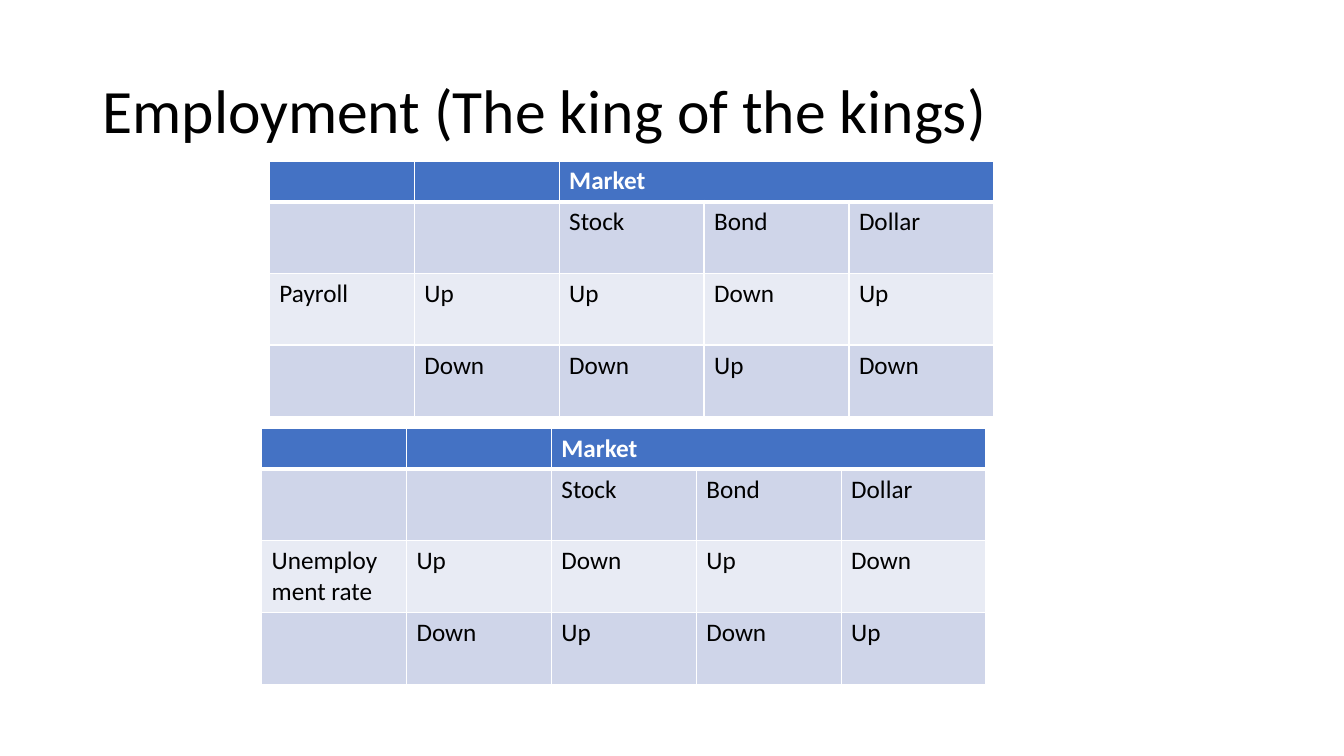
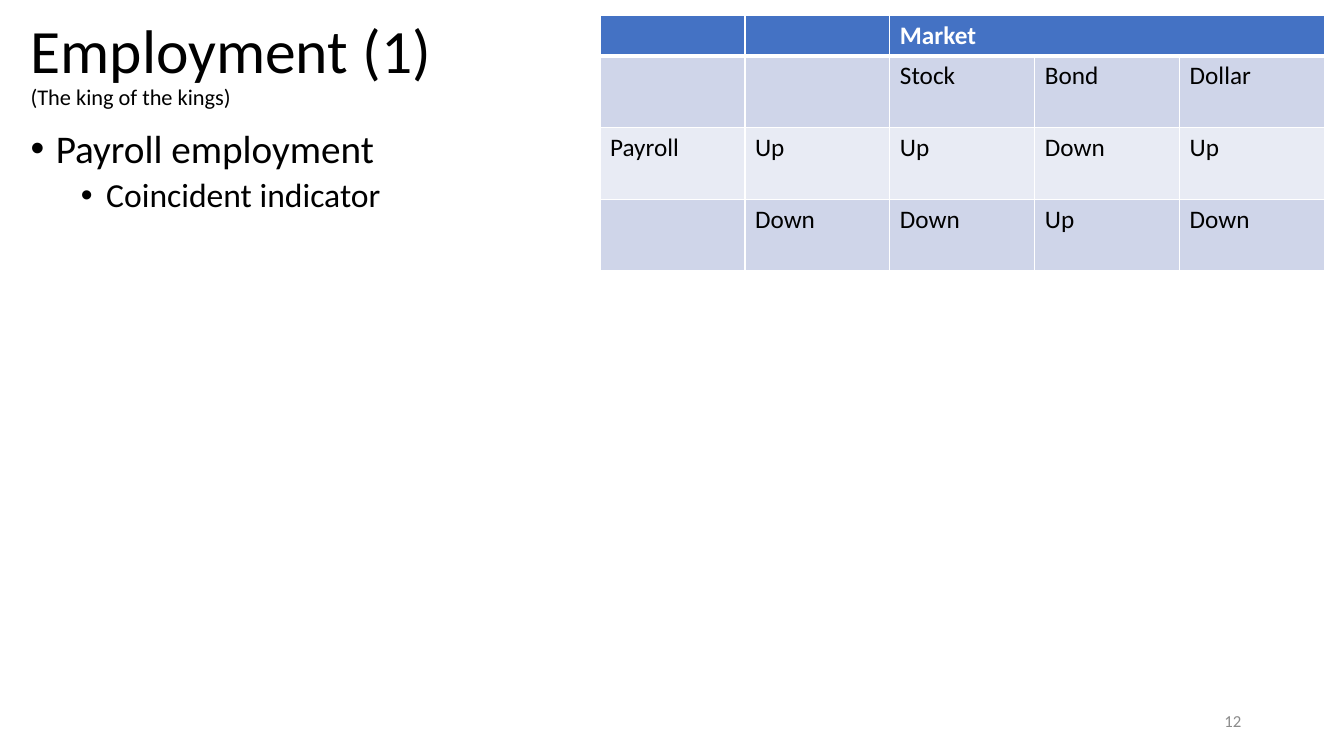
Before and after one commit to omroot/d2l_pytorch, a slide deck: slide 12 of mylearnings/mylecturenotes/TheMacroMinimum.pptx (slide 11 before the commit). Drawn at 1344x756 pixels with LibreOffice and Linux fonts; fonts in the diff are those of the drawing. Boxes give left, top, right and bottom in pixels: in the first picture for what was removed or moved away, otherwise in the second. Text is boxed around its words. In the diff, an @@ line names an element or a change of style, - is before the commit and + after.

```diff
--- a/mylearnings/mylecturenotes/TheMacroMinimum.pptx
+++ b/mylearnings/mylecturenotes/TheMacroMinimum.pptx
@@ title at (31, 28, 430, 109): text changed; size 44 to 16 pt @@
-Employment (The king of the kings)
+Employment (1)
+(The king of the kings)
@@ table: place and size @@
-table at (269, 161, 995, 414)
+table at (600, 15, 1326, 268)
@@ text added at (56, 135, 381, 208), 24 pt, text #000000 @@
+• Payroll employment
+  • Coincident indicator
@@ table removed at (262, 429, 988, 682), 4 rows, 5 columns @@
- |  | Market |  | 
- |  | Stock | Bond | Dollar
-Unemployment rate | Up | Down | Up | Down
- | Down | Up | Down | Up
@@ page number added at (1224, 716, 1241, 727), 12 pt, text #8C8C8C @@
+12
```
Also in this commit, not shown: 26 other slides changed, 15 slides added.
